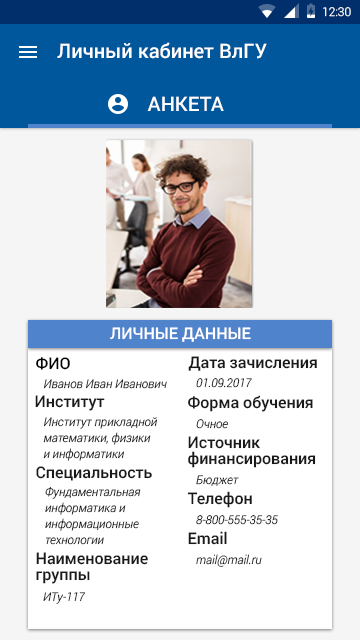
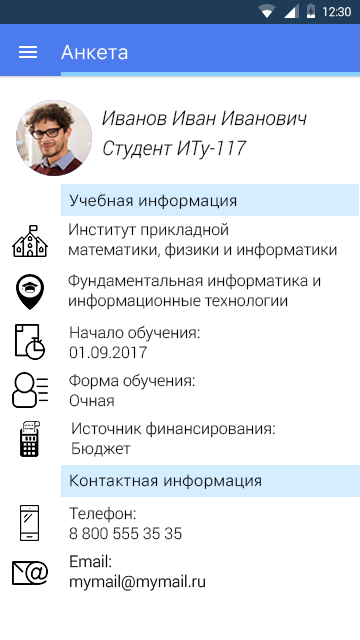
The second 360px x 640px image is a revision of the first. Changes to its layers:
removed layer "Прямоугольник, скругл. углы 2" from group "Личные данные" over [28, 320, 332, 348]
moved "Слой 1" above "Контактная информация", painted on it over [16, 100, 254, 308]
removed group "ИФ" (2 layers) from group "Данные" over [188, 436, 316, 486]
added layer "Прямоугольник 2 копия" (70%) in group "Наименование группы" over [61, 465, 360, 497]
"Прямоугольник 2": opacity 100% → 70%, moved it into group "Наименование группы", painted on it over [28, 124, 359, 216]
painted on "Наименование группы инфо" over [43, 140, 247, 604]
painted on "Специальность инфо" over [45, 273, 321, 545]
removed layer "Институт инфо" from group "Институт" over [43, 417, 157, 461]
added layer "Институт прикладной математики, физики и информатики" in group "Институт" over [69, 222, 337, 259]
painted on "Иванов Иван Иванович" over [44, 110, 307, 389]
removed layer "Прямоугольник, скругл. углы 1" from group "Данные" over [28, 348, 332, 629]
added layer "Эллипс 1" in group "Данные" over [16, 100, 92, 176]
painted on "Прямоугольник 1" over [0, 0, 360, 24]
renamed "АНКЕТА" to "Анкета", painted on it over [61, 44, 224, 111]
painted on "Rectangle1" over [0, 0, 360, 128]
added layer "Email: mymail@mymail.ru" above "Телефон: 8 800 555 35 35" over [70, 554, 205, 591]
renamed "Источник финансирования" to "Источник финансирования: Бюджет", moved it out of group "ИФ", painted on it over [72, 421, 316, 468]
removed group "Форма обучения" (1st of 2, in "Личные данные" › "Данные") (2 layers) from group "Данные" over [188, 395, 313, 429]
removed group "Дата Зачисления" (2 layers) from group "Данные" over [188, 356, 317, 388]
added layer "Форма обучения: Очная" above "Начало обучения: 01.09.2017" over [69, 373, 195, 407]
added layer "Начало обучения: 01.09.2017" above "timer" over [69, 325, 200, 359]
painted on "Слой 0" over [0, 0, 360, 640]
…and 29 more changes (11 added, 18 removed)
